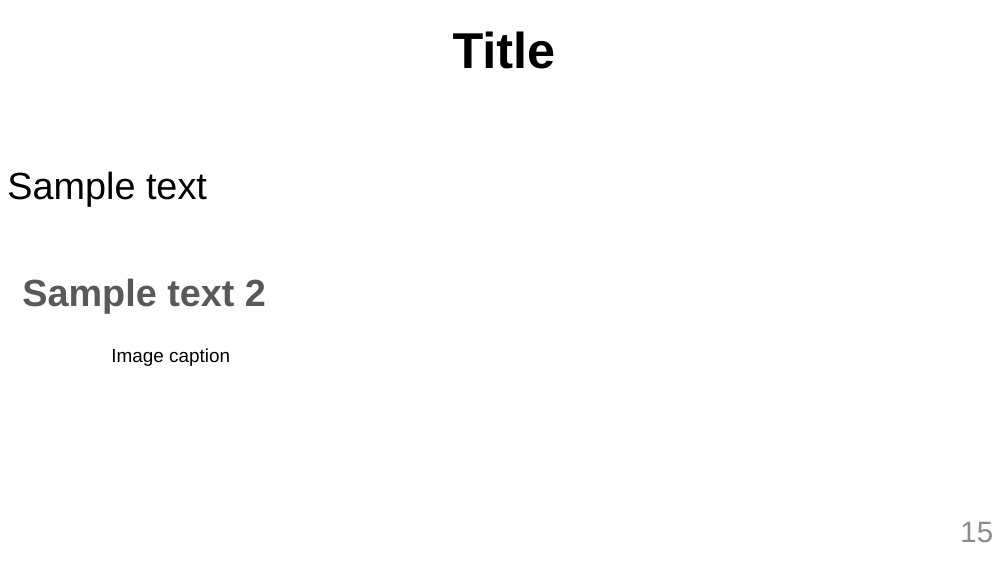
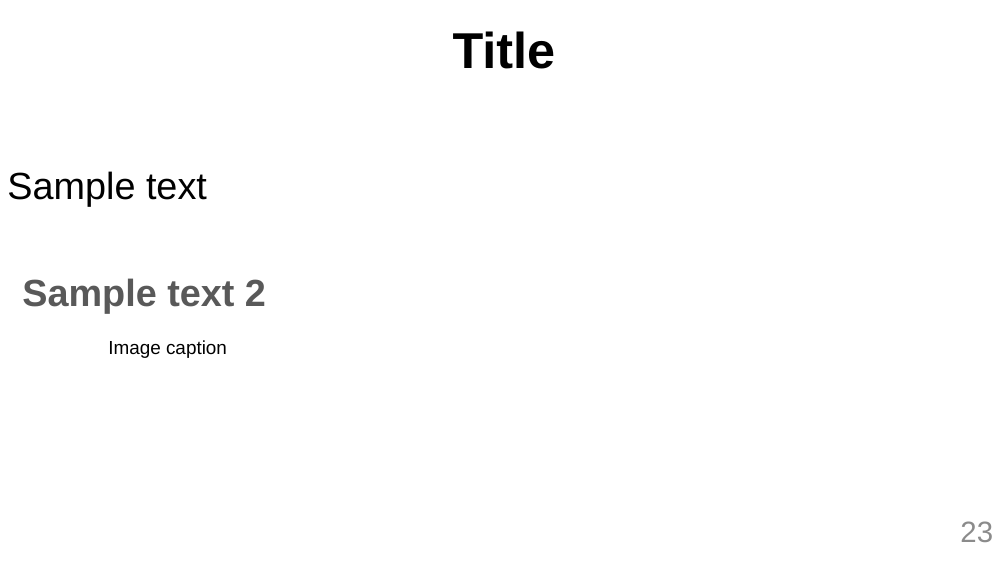
Before and after one commit to MarcBerneman/Master-thesis, a slide deck: slide 23 of Presentation/Thesis.pptx (slide 15 before the commit). Drawn at 1008x567 pixels with LibreOffice and Linux fonts; fonts in the diff are those of the drawing; background and template pictures are left out. Boxes give left, top, right and bottom in pixels: in the first picture for what was removed or moved away, otherwise in the second. Text is boxed around its words. In the diff, an @@ line names an element or a change of style, - is before the commit and + after.

Commit message:
update presentation

```diff
--- a/Presentation/Thesis.pptx
+++ b/Presentation/Thesis.pptx
@@ text "Image caption": place and size @@
-text "Image caption" at (111, 348, 230, 366)
+text "Image caption" at (108, 340, 227, 358)
@@ page number at (960, 521, 993, 542): text changed @@
-15
+23
```
Also in this commit, not shown: 8 slides added, 10 other files.
